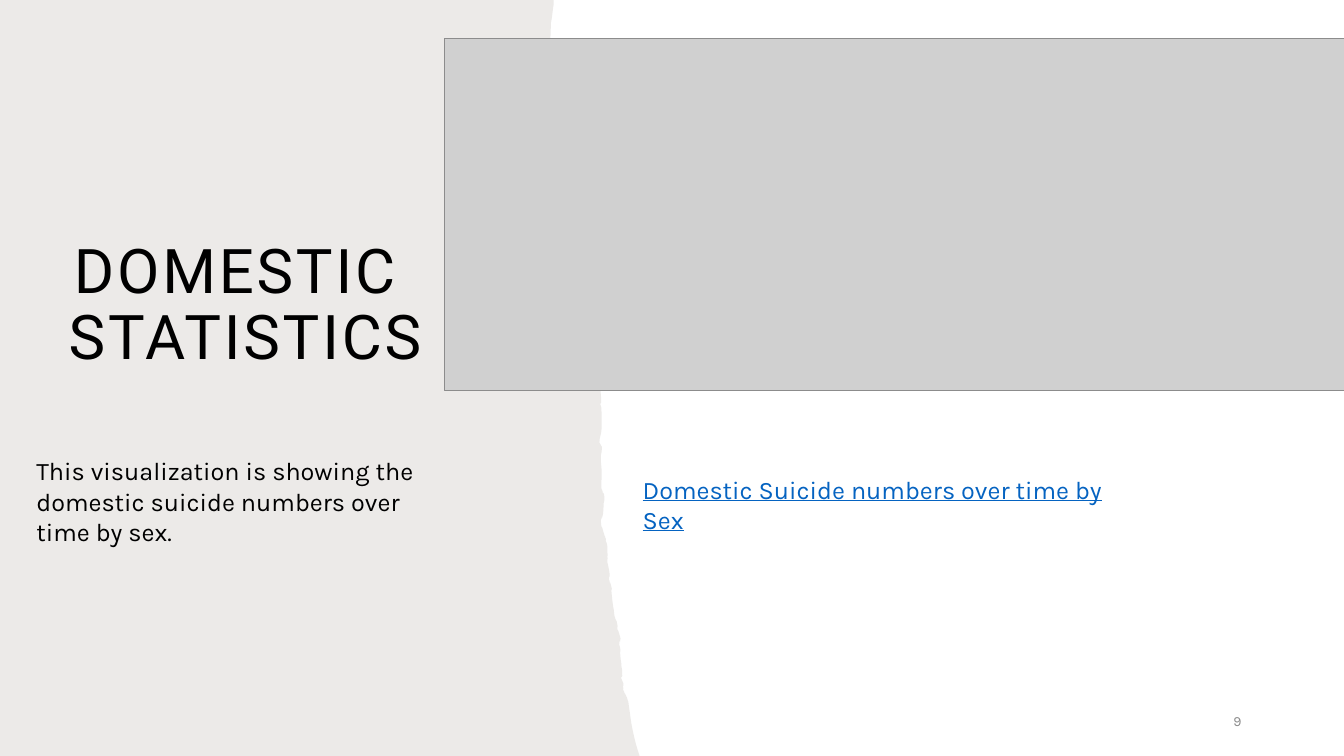
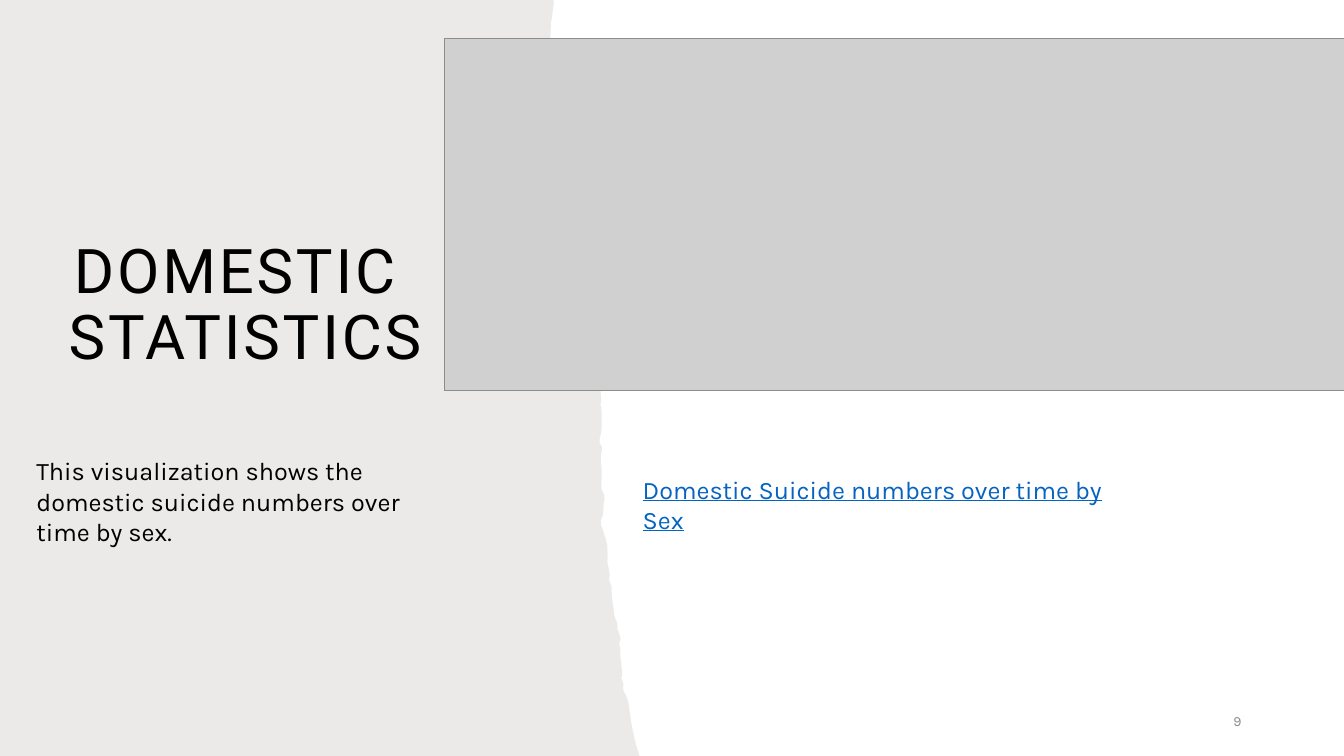
Before and after one commit to ejmatthe/project-four, a slide deck: slide 9 of Project 4.pptx. Drawn at 1344x756 pixels with LibreOffice and Linux fonts; fonts in the diff are those of the drawing; grey boxes stand for pictures. Boxes give left, top, right and bottom in pixels: in the first picture for what was removed or moved away, otherwise in the second. Text is boxed around its words. In the diff, an @@ line names an element or a change of style, - is before the commit and + after.

```diff
--- a/Project 4.pptx
+++ b/Project 4.pptx
@@ text at [36,462,399,547]: text changed @@
-This visualization is showing the domestic suicide numbers over time by sex.
+This visualization shows the domestic suicide numbers over time by sex.
```
Also in this commit, not shown: 8 other slides changed.
